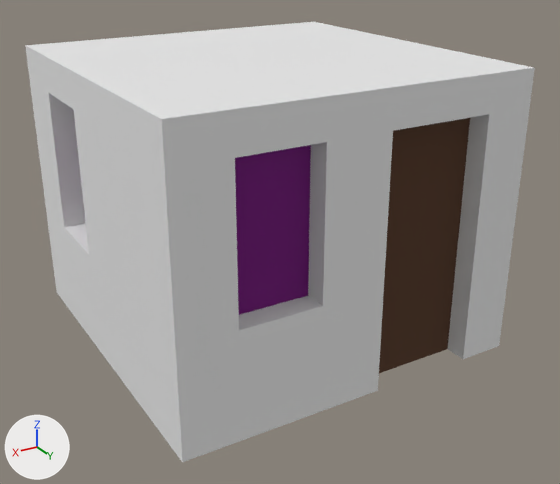
The glTF model Assets/Buildings/TempBlockout/square_bot_1.glb as it was, and as the next commit left it.
The view is the same before and after, from a 50 mm camera at (5.24, 9.23, 5.82) aimed at (-0.09, 0.36, 1.38). Arrows for +X, +Y and +Z are at lower left; the lights stay in place. Vertices at the same position are counted once.

In view in the first picture: 'square_bot_1'.
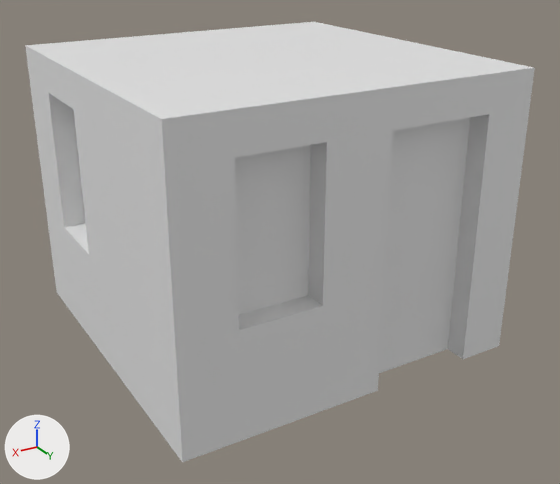
The change, as JSON lines over the scene's bpy script:
```json
{"block": "me_cube_068", "where": "me_cube_068.from_pydata(...)  # 34 vertices, 64 faces; spans x -2.5..2.5, y -2.5..2.5, z 0.0..4.0"}
{"block": "me_cube_068", "where": "# used by ob_square_bot_1; location = (0.0, 0.0, 0.0)"}
{"block": "me_cube_068", "change": "me_cube_068 part 1: all 58 faces that had it switch from mat_textured_limestone_brick_015 to no material"}
{"block": "me_cube_068", "change": "me_cube_068 part 2: all 4 faces that had it switch from mat_glass_007 (purple #7a0081) to no material"}
{"block": "me_cube_068", "change": "me_cube_068 part 3: all 2 faces that had it switch from mat_wood_002 (brown #523119) to no material"}
```

Where the change shows, as pixel boxes (x1, y1, x2, y2) in the pictures (560 x 484 px):
```json
{"part": 1, "of": "me_cube_068", "change": "recoloured", "before": [25, 22, 535, 462], "after": [25, 22, 535, 462]}
{"part": 2, "of": "me_cube_068", "change": "recoloured", "before": [74, 119, 311, 315], "after": [74, 119, 311, 315], "on screen": "purple to grey"}
{"part": 3, "of": "me_cube_068", "change": "recoloured", "before": [379, 118, 470, 373], "after": [379, 118, 470, 373], "on screen": "brown to grey"}
```
